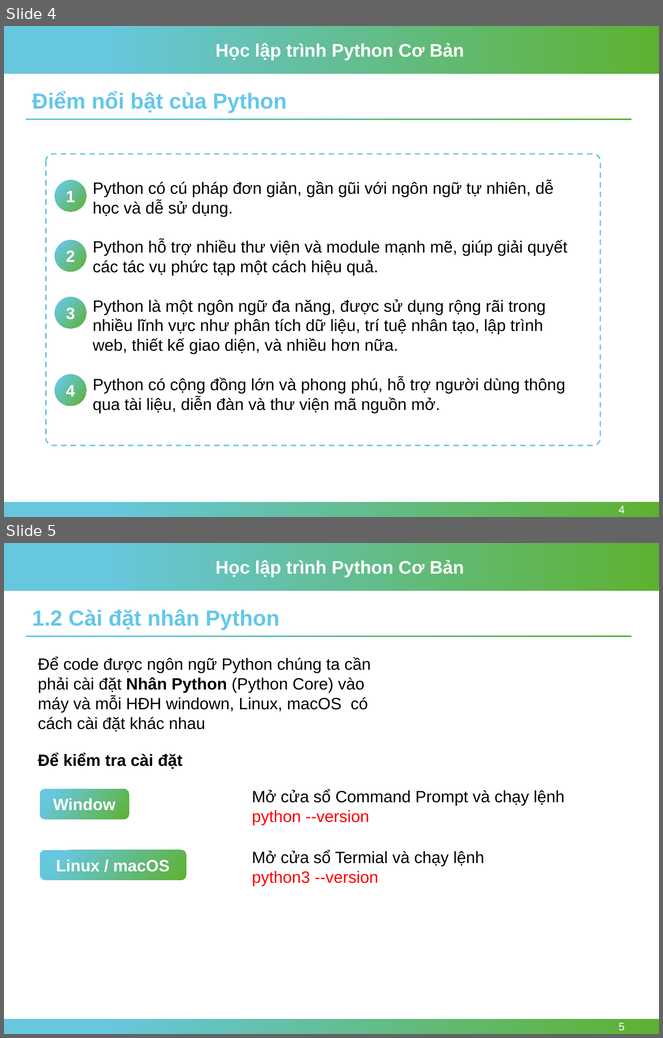
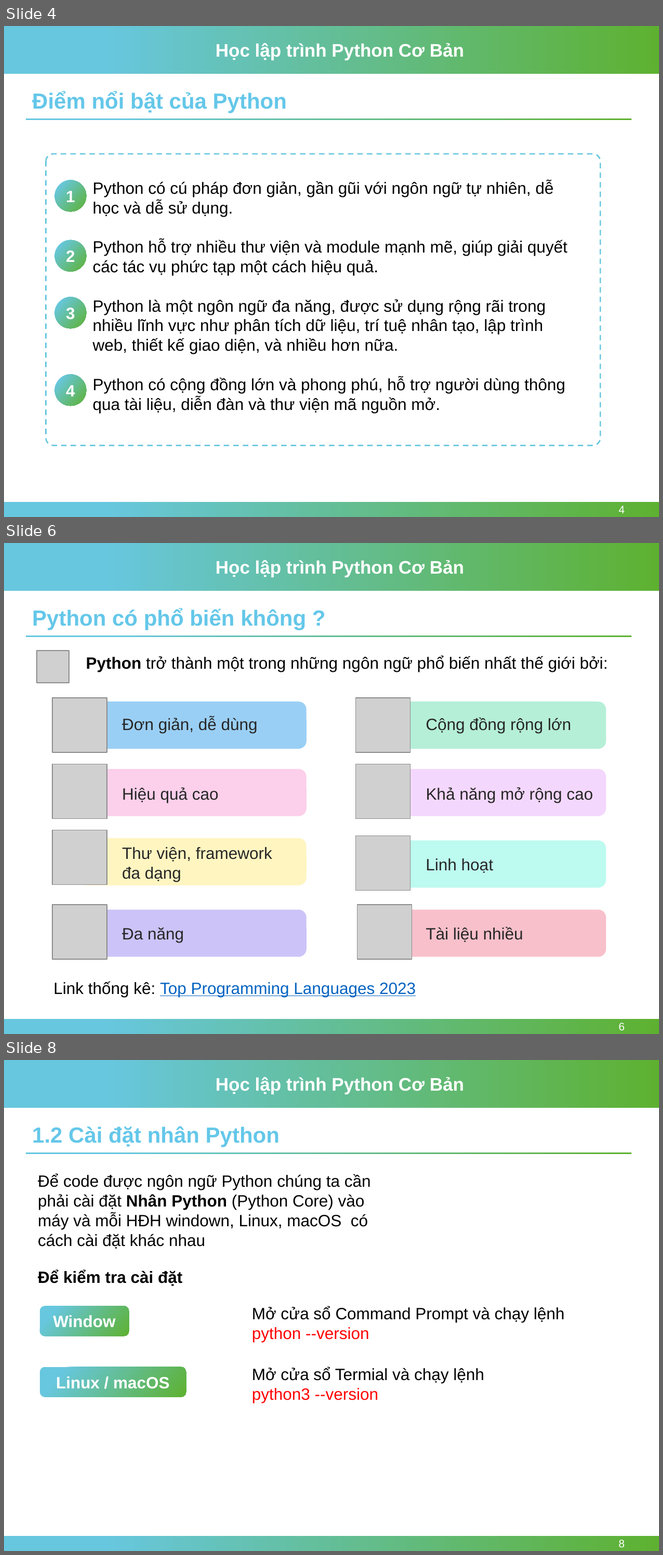
Before and after one commit to nhannn87dn/Learn-Python-Basic, a slide deck: 01-Lessions/Session-01-Getting-Started/Session-01-Getting-Started-Python.pptx. Shown one above the other, each under a label of ours: slides 4 and 5 before the commit, slides 4, 6 and 8 after it; the slides between them are not shown. The pictures are 663x1038 and 663x1555 pixels, drawn with LibreOffice and Linux fonts; fonts in the diff are those of the drawing; grey boxes stand for pictures; background and template pictures are left out. Boxes give left, top, right and bottom in pixels: in the first picture for what was removed or moved away, otherwise in the second. Text is boxed around its words. In the diff, an @@ line names an element or a change of style, - is before the commit and + after.

```diff
--- a/01-Lessions/Session-01-Getting-Started/Session-01-Getting-Started-Python.pptx
+++ b/01-Lessions/Session-01-Getting-Started/Session-01-Getting-Started-Python.pptx
@@ slide 6 added at (4, 543, 659, 1034), background #FFFFFF; not listed: 4 template elements that a slide beside it also shows @@
@@ text added at (32, 609, 306, 630), 24 pt, text #64C7E9, bold @@
+Python có phổ biến không ?
@@ picture added at (37, 651, 69, 682) @@
@@ text added at (86, 656, 608, 672), 18 pt, text #000000 @@
+Python trở thành một trong những ngôn ngữ phổ biến nhất thế giới bởi:
@@ group added at (52, 698, 606, 959): 8 rounded rectangles, 8 pictures, 8 texts @@
+Đơn giản, dễ dùng
+Hiệu quả cao
+Thư viện, framework đa dạng
+Đa năng
+Cộng đồng rộng lớn
+Khả năng mở rộng cao
+Linh hoạt
+Tài liệu nhiều
@@ text added at (53, 981, 416, 997), 18 pt, text #0563C1, underline @@
+Link thống kê: Top Programming Languages 2023
@@ page number added at (619, 1023, 625, 1031), 12 pt, text #FFFFFF @@
+6
@@ what was slide 5 is now slide 8 @@
@@ page number at (619, 1540, 625, 1548): text changed @@
-5
+8
```
Also in this commit, not shown: 1 slide changed, 2 other slides added, 12 other files.
